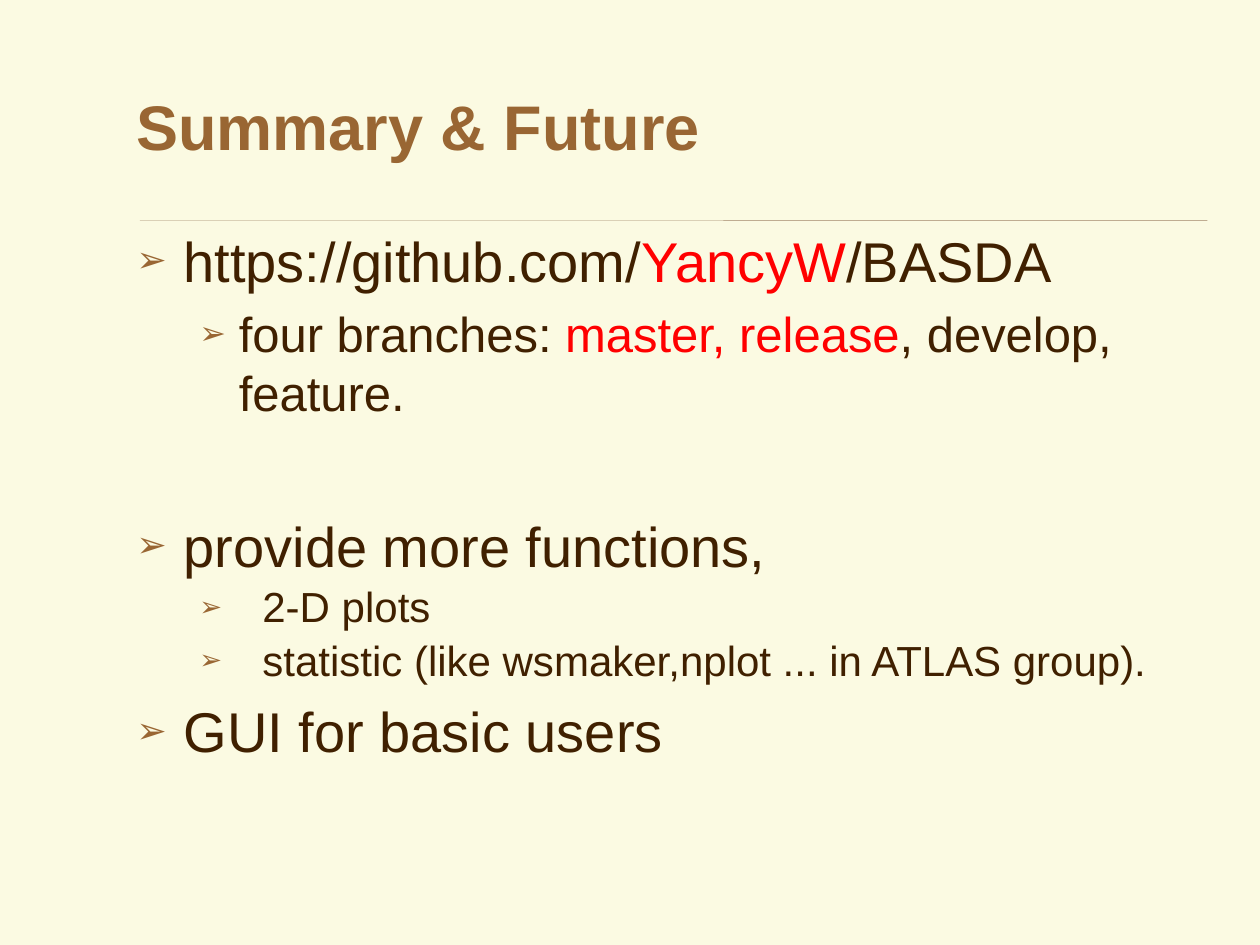
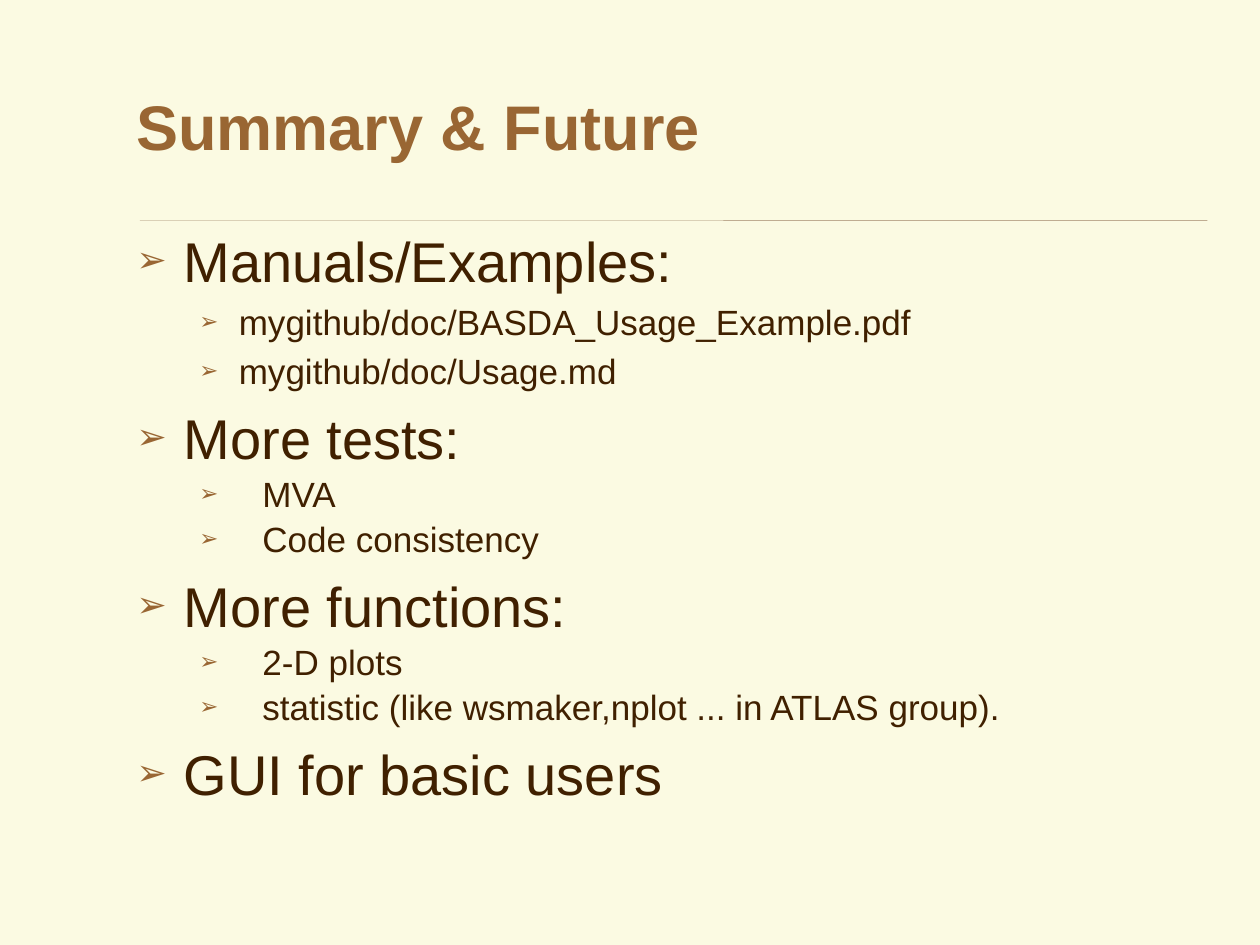
Before and after one commit to YancyW/BASDA, a slide deck: slide 21 of doc/BASDA_Introduction.pptx (slide 47 before the commit). Drawn at 1260x945 pixels with LibreOffice and Linux fonts; fonts in the diff are those of the drawing; background and template pictures are left out. Boxes give left, top, right and bottom in pixels: in the first picture for what was removed or moved away, otherwise in the second. Text is boxed around its words. In the diff, an @@ line names an element or a change of style, - is before the commit and + after.

```diff
--- a/doc/BASDA_Introduction.pptx
+++ b/doc/BASDA_Introduction.pptx
@@ text at [184, 241, 911, 628]: text changed; size 32 to 20 pt @@
-➢ https://github.com/YancyW/BASDA
-  ➢ four branches: master, release, develop, feature.
-➢ provide more functions,
+➢ Manuals/Examples:
+  ➢ mygithub/doc/BASDA_Usage_Example.pdf
+  ➢ mygithub/doc/Usage.md
+➢ More tests:
+  ➢ MVA
+  ➢ Code consistency
+➢ More functions:
@@ text at [262, 649, 1000, 727]: size 24 to 20 pt in "2-D plots", "statistic (like wsmaker,nplot ... in ATLAS group)." @@
```
Also in this commit, not shown: 14 other slides changed, 2 slides added, 29 slides removed, 8 other files.
